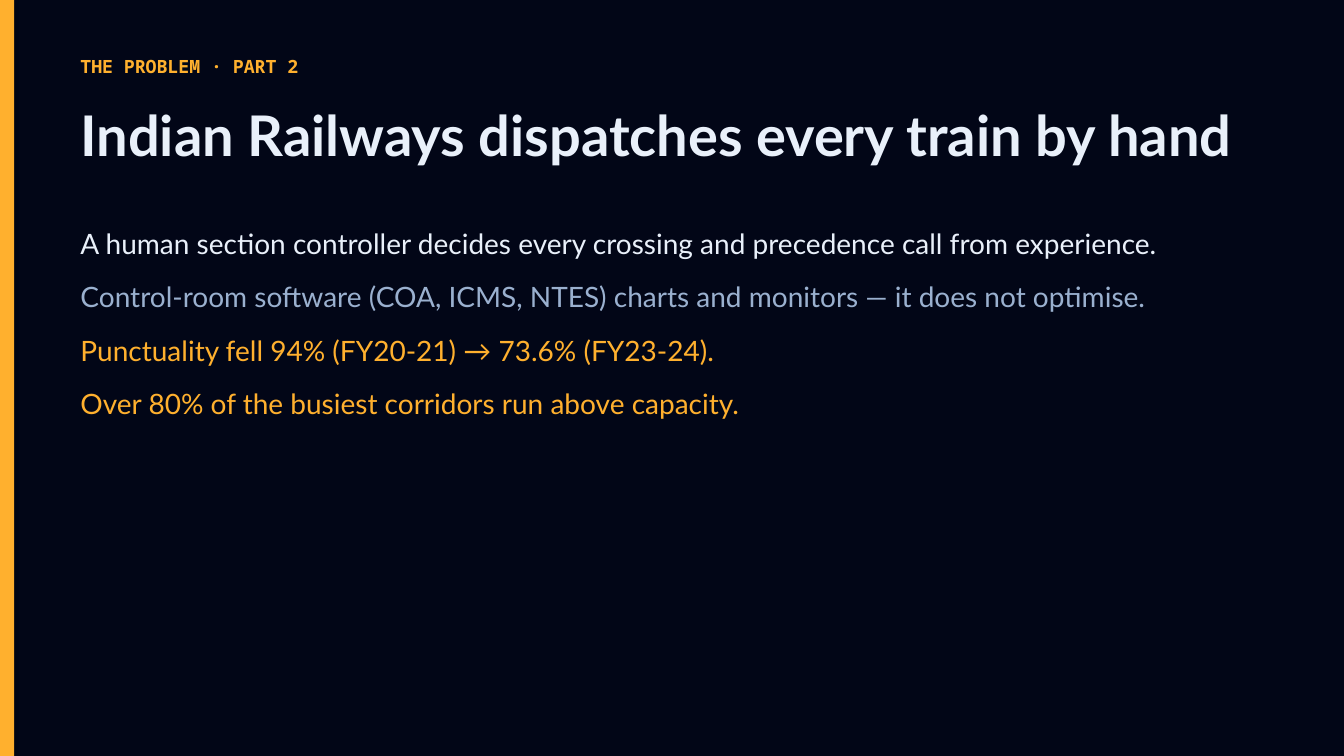
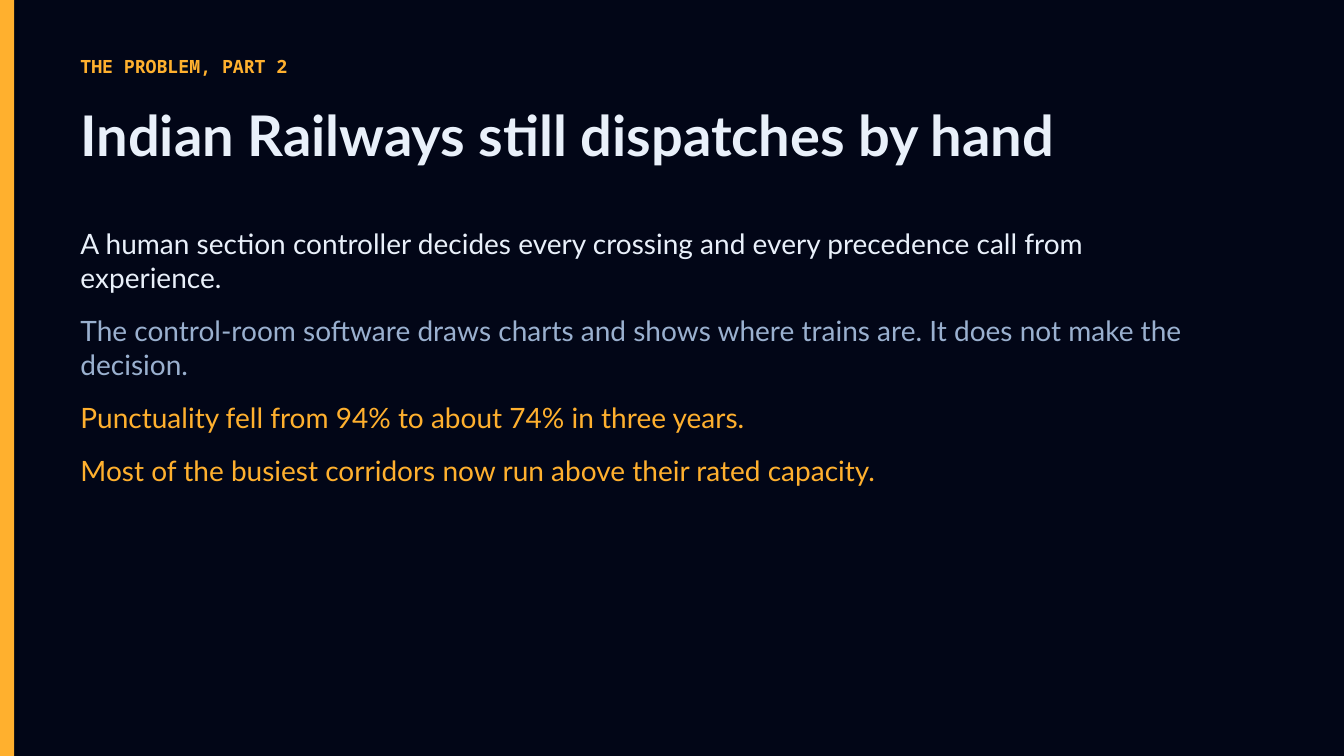
Before and after one commit to garvitsurana271/pravaah, a slide deck: slide 3 of Pravaah-Deck.pptx. Drawn at 1344x756 pixels with LibreOffice and Linux fonts; fonts in the diff are those of the drawing. Boxes give left, top, right and bottom in pixels: in the first picture for what was removed or moved away, otherwise in the second. Text is boxed around its words. In the diff, an @@ line names an element or a change of style, - is before the commit and + after.

```diff
--- a/Pravaah-Deck.pptx
+++ b/Pravaah-Deck.pptx
@@ text at (80, 59, 287, 76): text changed @@
-THE PROBLEM · PART 2
+THE PROBLEM, PART 2
@@ text at (80, 114, 1054, 166): text changed @@
-Indian Railways dispatches every train by hand
+Indian Railways still dispatches by hand
@@ text at (80, 233, 1181, 486): text changed @@
-A human section controller decides every crossing and precedence call from experience.
-Control-room software (COA, ICMS, NTES) charts and monitors — it does not optimise.
-Punctuality fell 94% (FY20-21) → 73.6% (FY23-24).
-Over 80% of the busiest corridors run above capacity.
+A human section controller decides every crossing and every precedence call from experience.
+The control-room software draws charts and shows where trains are. It does not make the decision.
+Punctuality fell from 94% to about 74% in three years.
+Most of the busiest corridors now run above their rated capacity.
```
Also in this commit, not shown: 11 other slides changed, 1 slide added, 1 slide removed, 18 other files.
